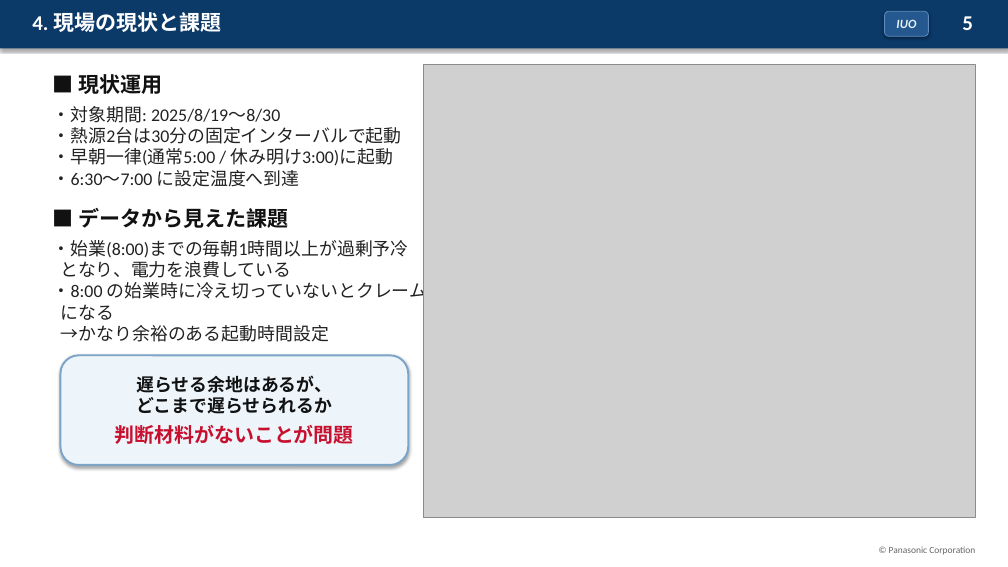
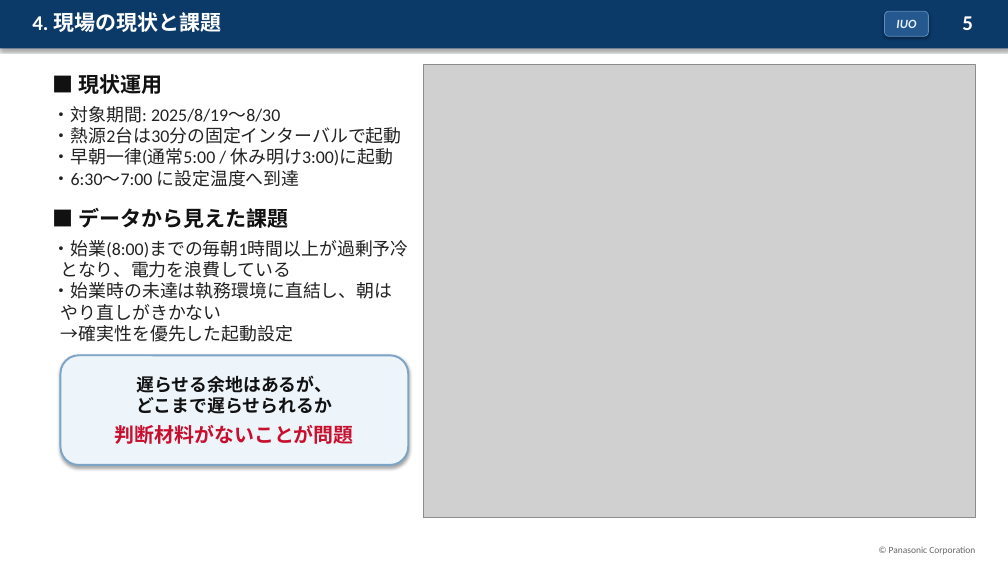
Before and after one commit to koshikai/koshikai, a slide deck: slide 5 of public/slides/hvac-precooling-slides.pptx. Drawn at 1008x567 pixels with LibreOffice and Linux fonts; fonts in the diff are those of the drawing; grey boxes stand for pictures. Boxes give left, top, right and bottom in pixels: in the first picture for what was removed or moved away, otherwise in the second. Text is boxed around its words. In the diff, an @@ line names an element or a change of style, - is before the commit and + after.

```diff
--- a/public/slides/hvac-precooling-slides.pptx
+++ b/public/slides/hvac-precooling-slides.pptx
@@ text at (53,240,409,342): text changed @@
-・始業(8:00)までの毎朝1時間以上が過剰予冷
-となり、電力を浪費している
-・8:00 の始業時に冷え切っていないとクレーム
-になる
-→かなり余裕のある起動時間設定
+・始業(8:00)までの毎朝1時間以上が過剰予冷
+となり、電力を浪費している
+・始業時の未達は執務環境に直結し、朝は
+やり直しがきかない
+→確実性を優先した起動設定
```
Also in this commit, not shown: 5 other slides changed, 2 other files.
